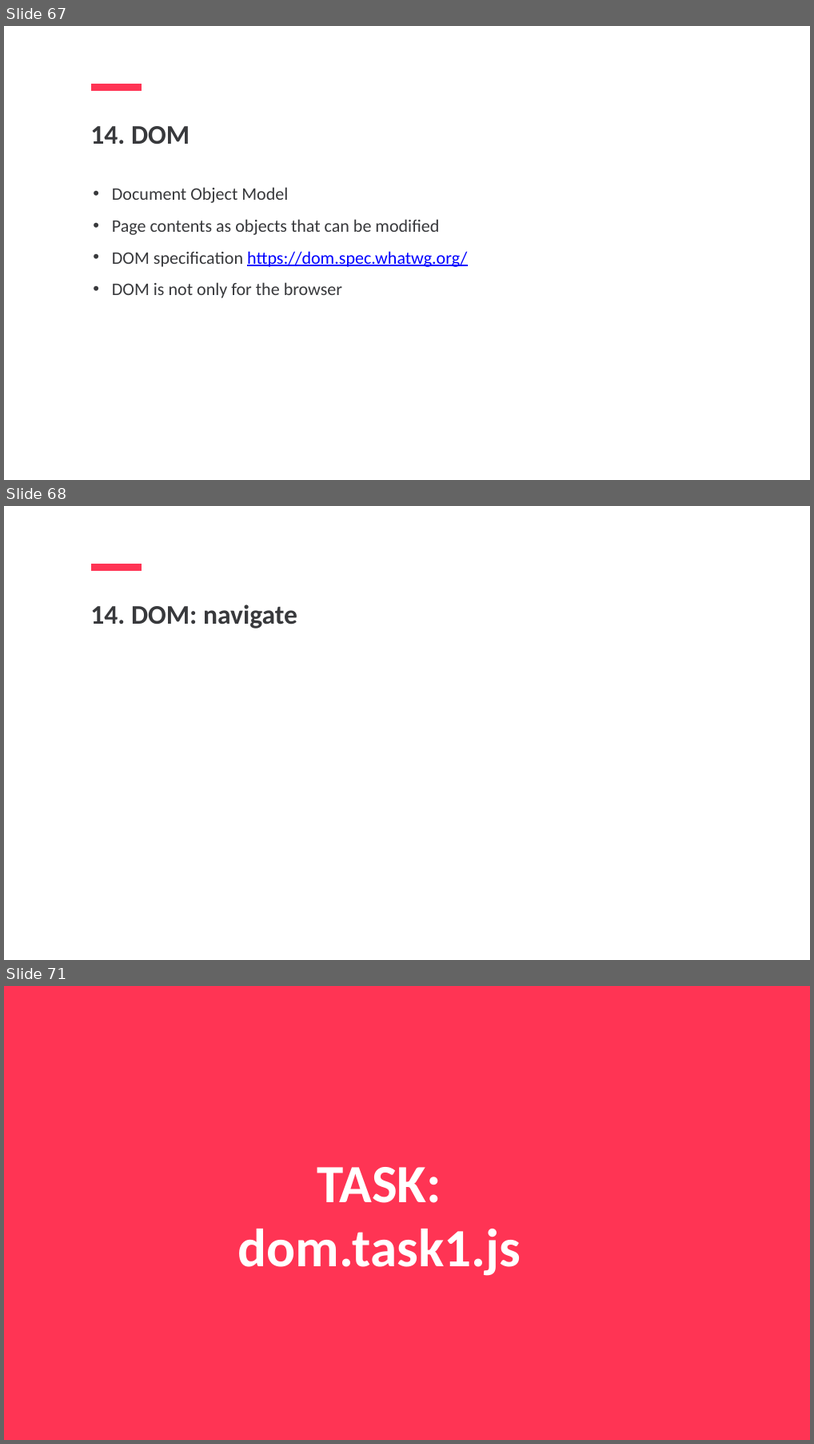
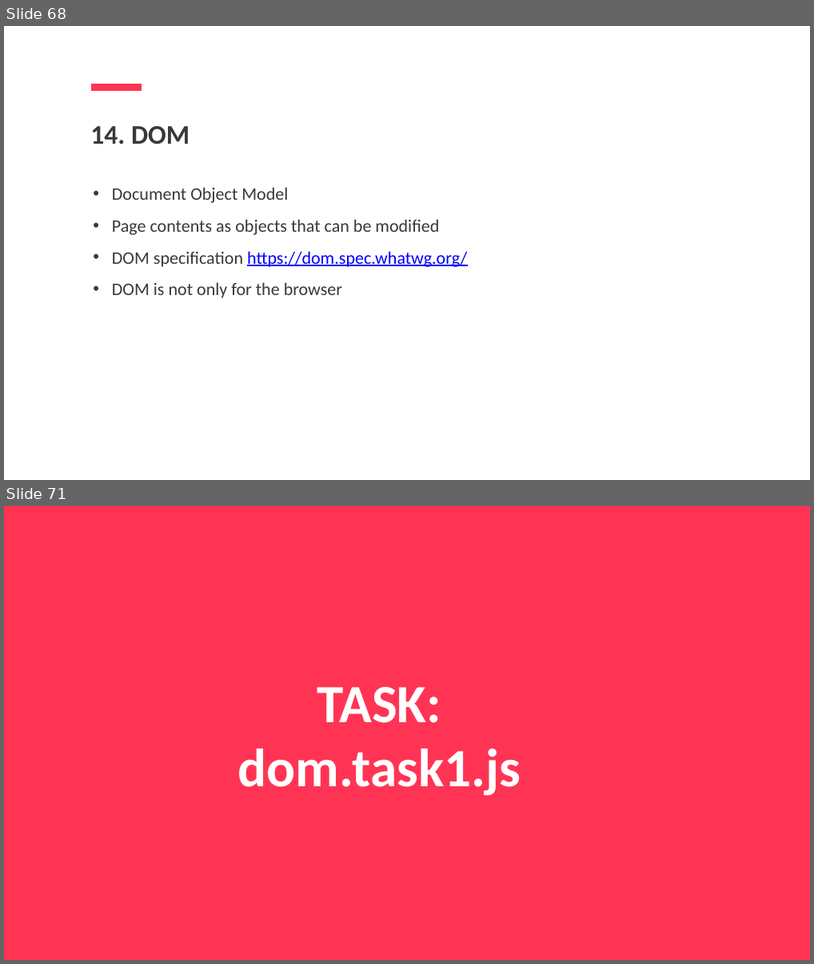
Before and after one commit to jpotapova/js-lecture-1, a slide deck: JS1-Jelizaveta-Potapova.pptx. Shown one above the other, each under a label of ours: slides 67, 68 and 71 before the commit, slides 68 and 71 after it; the slides between them are not shown. The pictures are 814x1444 and 814x964 pixels, drawn with LibreOffice and Linux fonts; fonts in the diff are those of the drawing. Boxes give left, top, right and bottom in pixels: in the first picture for what was removed or moved away, otherwise in the second. Text is boxed around its words. In the diff, an @@ line names an element or a change of style, - is before the commit and + after.

```diff
--- a/JS1-Jelizaveta-Potapova.pptx
+++ b/JS1-Jelizaveta-Potapova.pptx
@@ slide 68 removed at bbox=[4, 506, 810, 960], background #FFFFFF @@
@@ line removed from (91, 567) to (142, 567) @@
@@ text removed at bbox=[90, 604, 298, 628] @@
-14. DOM: navigate
@@ what was slide 67 is now slide 68 @@
```
Also in this commit, not shown: 6 slides changed, 1 slide added.
